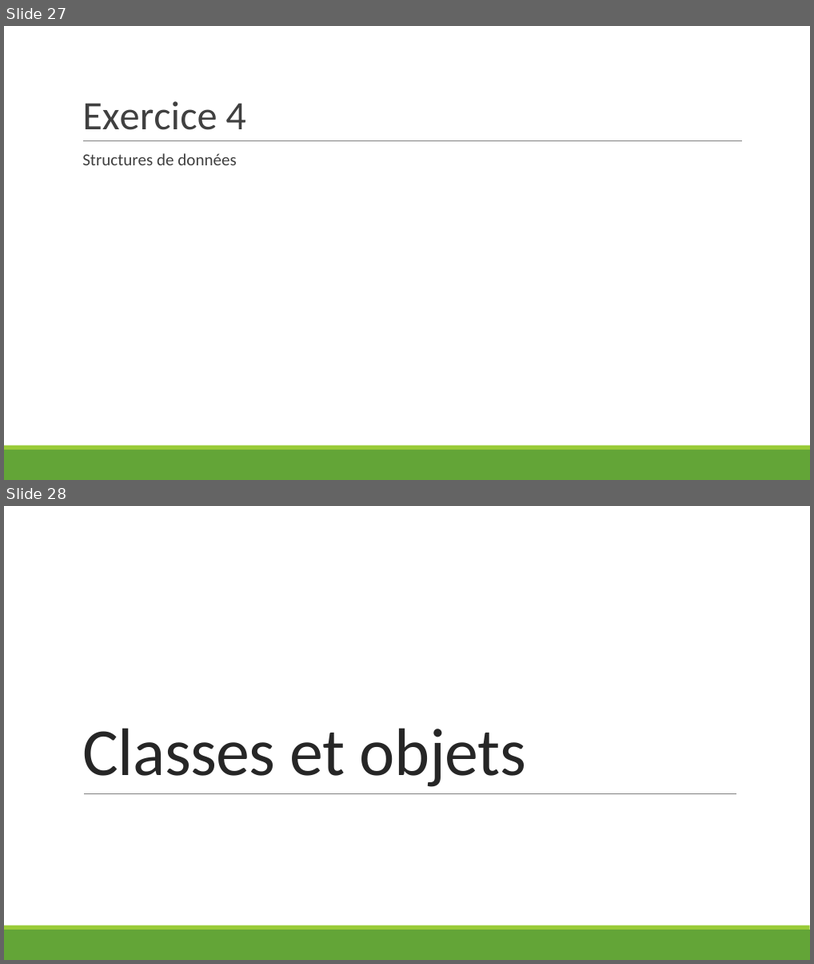
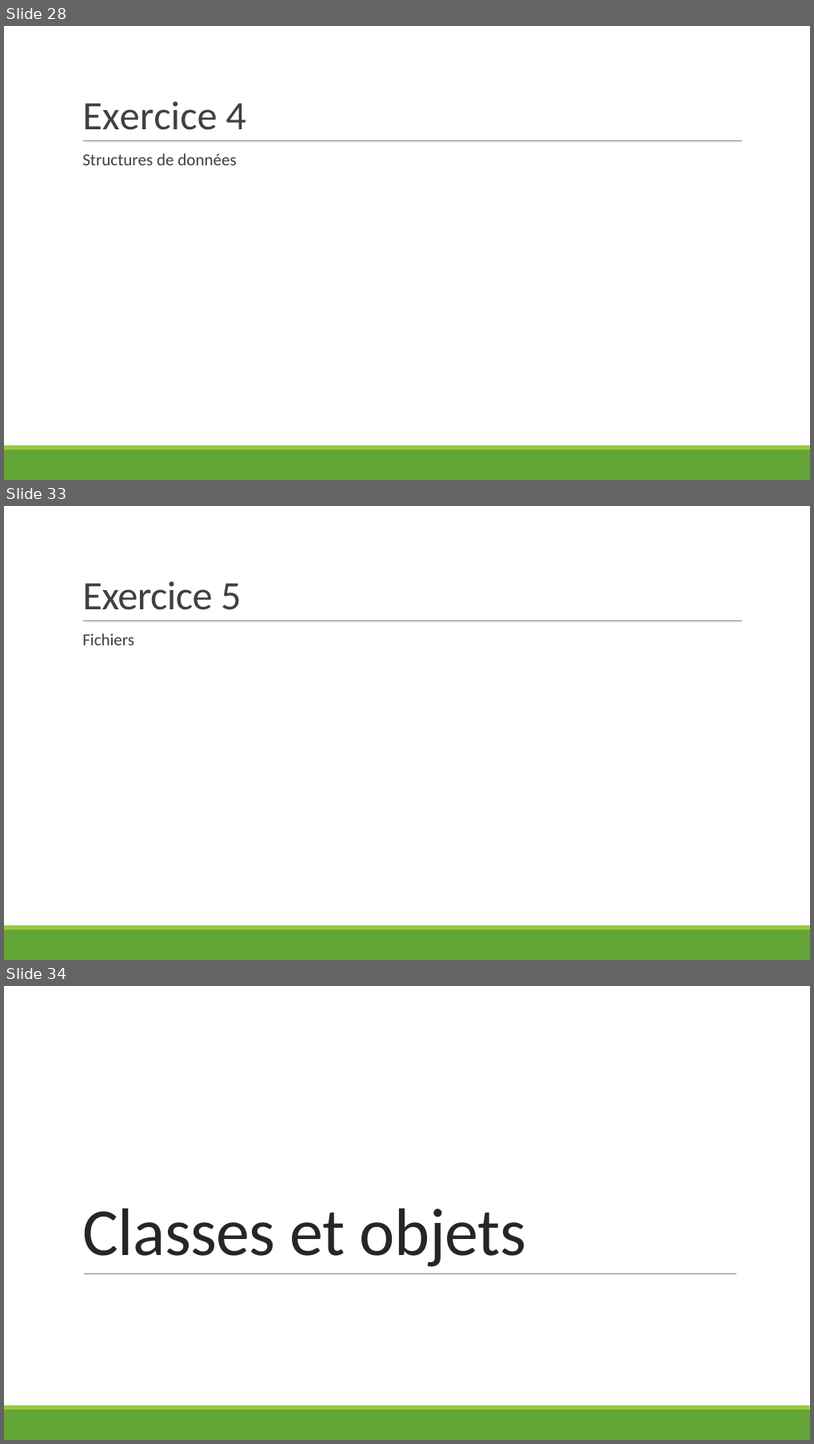
Before and after one commit to hermes-python-201910/courseware, a slide deck: slides.pptx. Shown one above the other, each under a label of ours: slides 27 and 28 before the commit, slides 28, 33 and 34 after it; the slides between them are not shown. The pictures are 814x964 and 814x1444 pixels, drawn with LibreOffice and Linux fonts; fonts in the diff are those of the drawing. Boxes give left, top, right and bottom in pixels: in the first picture for what was removed or moved away, otherwise in the second. Text is boxed around its words. In the diff, an @@ line names an element or a change of style, - is before the commit and + after.

```diff
--- a/slides.pptx
+++ b/slides.pptx
@@ slide 33 added at [4, 506, 810, 960], background #FFFFFF; not listed: 3 template elements that a slide beside it also shows @@
@@ title added at [82, 581, 241, 610], 48 pt, text #404040 @@
+Exercice 5
@@ text added at [82, 633, 134, 645], 20 pt, text #404040 @@
+  Fichiers
@@ what was slide 27 is now slide 28 @@
@@ what was slide 28 is now slide 34 @@
```
Also in this commit, not shown: 5 other slides added.
